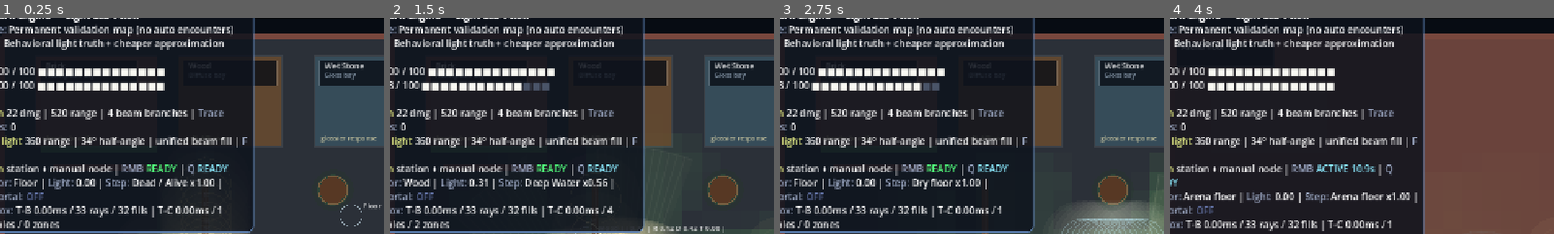
Above: before the commit, frames 1-4 (left to right).
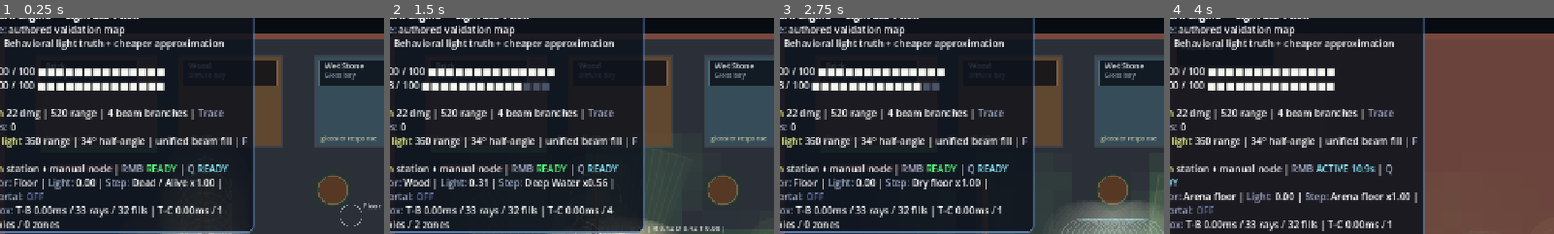
Above: after the commit, the same moments.

Repository: Nopppa/lantern-engine
Game: Godot game, scene res://scenes/main.tscn
Same seed, same stepped clock (60 frames per second), same inputs: the game is played once before the commit and once after it.
Inputs (mouse positions are % of the whole screen's width and height, from its top left):
- Up to frame 1 (0.25 s): no input
- Up to frame 2 (1.5 s): tap Enter (ui_accept) at 0.5, 0.77 s; move the mouse to (72, 45) at 0.52 s; hold D (move_right) 0.53-1.28 s; click (72, 45) at 0.6 s; move the mouse to (29, 55) at 1.27 s; hold S (move_down) from 1.28 s (still down); tap Q (cast_prism_surge) at 1.35 s
- Up to frame 3 (2.75 s): tap Enter (ui_accept) at 1.52, 2 s; move the mouse to (60, 27) at 2.02 s; release S (move_down) at 2.03 s; hold D (move_right) from 2.03 s (still down); tap E (interact) at 2.1 s
- Up to frame 4 (4 s): move the mouse to (45, 70) at 2.77 s; release D (move_right) at 2.78 s; hold R (grant_upgrade) 2.78-3.53 s; right-click (45, 70) at 2.85 s; tap Enter (ui_accept) at 3.02, 3.77 s; move the mouse to (80, 65) at 3.52 s; hold A (move_left) from 3.53 s (still down); tap Q (quick_refill) at 3.6 s
The pictures show only the part of the screen within x 4-54%, y 4-54%; the shares and areas given below are measured in that part.

The runs differ from the first frame. In frame 1, 1.5% of the frame differs, in the area x 2-61%, y 3-9%; in frame 2, 1.5%; in frame 3, 1.5%; in frame 4, 1.5%.

Commit message:
refactor: feed dead-alive state through LightWorld metadata

Diff:
--- a/scripts/gameplay/light_lab_world_adapter.gd
+++ b/scripts/gameplay/light_lab_world_adapter.gd
@@ -48,7 +48,8 @@
 		"world_type": "light_lab",
 		"arena_rect": arena_rect,
 		"ready_for_randomgen": true,
-		"adapter": "light_lab_world_adapter"
+		"adapter": "light_lab_world_adapter",
+		"dead_alive_zones": layout.get("dead_alive_cells", []).duplicate(true)
 	})
 	return {
 		"surface_segments": surface_segments,
--- a/scripts/gameplay/light_surface_resolver.gd
+++ b/scripts/gameplay/light_surface_resolver.gd
@@ -9,21 +9,29 @@
 const LightStability = preload("res://scripts/gameplay/light_stability.gd")
 
 static func _world_occluders(lab) -> Array:
+	if lab.has_method("_light_world_occluders"):
+		return lab._light_world_occluders()
 	if lab.get("light_world") != null and lab.light_world:
 		return lab.light_world.occluder_segments
 	return lab.surface_segments
 
 static func _world_patches(lab) -> Array:
+	if lab.has_method("_light_world_patches"):
+		return lab._light_world_patches()
 	if lab.get("light_world") != null and lab.light_world:
 		return lab.light_world.material_patches
 	return lab.surface_patches
 
 static func _world_tree_entities(lab) -> Array:
+	if lab.has_method("_light_world_tree_entities"):
+		return lab._light_world_tree_entities()
 	if lab.get("light_world") != null and lab.light_world:
 		return lab.light_world.collision_space().get("circles", [])
 	return lab.tree_trunks
 
 static func _world_prism_entities(lab) -> Array:
+	if lab.has_method("_light_world_prism_entities"):
+		return lab._light_world_prism_entities()
 	var entities: Array = []
 	if lab.get("light_world") != null and lab.light_world:
 		return lab.light_world.prism_emitters()
--- a/scripts/gameplay/light_world.gd
+++ b/scripts/gameplay/light_world.gd
@@ -51,3 +51,7 @@
 	emitters.append_array(entity_list("prism_station"))
 	emitters.append_array(entity_list("prism_node"))
 	return emitters
+
+func metadata_array(key: String) -> Array:
+	var value = metadata.get(key, [])
+	return Array(value).duplicate(true)
--- a/scripts/gameplay/light_world_builder.gd
+++ b/scripts/gameplay/light_world_builder.gd
@@ -92,7 +92,13 @@
 		"arena_rect": arena_rect,
 		"ready_for_randomgen": true,
 		"smoke_test": true,
-		"adapter": "light_world_builder.build_light_lab_smoke_test"
+		"adapter": "light_world_builder.build_light_lab_smoke_test",
+		"dead_alive_zones": [
+			{"rect": Rect2(Vector2(112, 112), Vector2(224, 128)), "value": 0.95},
+			{"rect": Rect2(Vector2(612, 248), Vector2(240, 132)), "value": 0.72},
+			{"rect": Rect2(Vector2(860, 448), Vector2(164, 112)), "value": 0.48}
+		],
+		"spawn_hint": Vector2(924, 516)
 	})
 
 static func _normalized_patch(rect: Rect2, material_id: String, label: String) -> Dictionary:
--- a/scripts/light_lab_scene.gd
+++ b/scripts/light_lab_scene.gd
@@ -80,7 +80,7 @@
 	prism_stations = adapted.get("prism_stations", [])
 	tree_trunks = adapted.get("tree_trunks", [])
 	light_world = generated_light_world_override if generated_light_world_override != null else adapted.get("light_world", null)
-	dead_alive_cells = DeadAliveGrid.build(ARENA_RECT, CELL_SIZE, layout.get("dead_alive_cells", []))
+	dead_alive_cells = DeadAliveGrid.build(ARENA_RECT, CELL_SIZE, _dead_alive_zone_defs(layout))
 	approx_state = {}
 	approx_flashlight_frontier = {}
 	approx_prism_frontiers = {}
@@ -317,6 +317,13 @@
 		return light_world.collision_space()
 	return {"segments": surface_segments, "circles": tree_trunks}
 
+func _dead_alive_zone_defs(layout: Dictionary = {}) -> Array:
+	if light_world and light_world.has_method("metadata_array"):
+		var zones: Array = light_world.metadata_array("dead_alive_zones")
+		if not zones.is_empty():
+			return zones
+	return Array(layout.get("dead_alive_cells", [])).duplicate(true)
+
 func _inject_generated_light_world(world) -> void:
 	generated_light_world_override = world
 	if generated_light_world_override != null:
@@ -336,8 +343,17 @@
 	_build_light_lab()
 	approx_refresh_timer = 999.0
 
+func _generated_spawn_hint() -> Vector2:
+	if light_world and generated_smoke_test_enabled:
+		var spawn_hint = light_world.metadata.get("spawn_hint", Vector2.INF)
+		if spawn_hint is Vector2 and spawn_hint != Vector2.INF:
+			return Vector2(spawn_hint)
+	return Vector2.INF
+
 func _find_valid_spawn(target: Vector2, radius: float) -> Vector2:
-	var candidate := target
+	var candidate := _generated_spawn_hint() if generated_smoke_test_enabled else target
+	if candidate == Vector2.INF:
+		candidate = target
 	for ring in range(5):
 		for step in range(12):
 			var angle := TAU * float(step) / 12.0
@@ -491,6 +507,7 @@
 		hud_label.visible = false
 		status_label.visible = false
 		return
+	var world_mode := "generated smoke-test" if generated_smoke_test_enabled else "authored validation map"
 	hud_label.visible = true
 	status_label.visible = true
 	var mouse_world := get_global_mouse_position()
@@ -511,7 +528,7 @@
 	var tier_c_ms := float(perf_snapshot.get("tier_c_ms", 0.0))
 	var secondary_perf: Dictionary = perf_snapshot.get("secondary", {})
 	var flash_perf: Dictionary = perf_snapshot.get("flashlight", {})
-	hud_label.text = "[b]Lantern Engine — %s[/b]\n[color=#a4b1cd]Mode:[/color] Permanent validation map (no auto encounters)\n[color=#a4b1cd]Goal:[/color] Behavioral light truth + cheaper approximation\n\n[color=#ff6b6b]HP[/color] %.0f / %.0f %s\n[color=#8be9fd]EN[/color] %.0f / %.0f %s\n\n[color=#f1fa8c]Beam[/color] %.0f dmg | %.0f range | %d beam branches | [color=#a4b1cd]Trace layers:[/color] %d\n[color=#f1fa8c]Flashlight[/color] %.0f range | %d° half-angle | unified beam fill | [color=#a4b1cd]F[/color] %s\n[color=#f1fa8c]Prism[/color] station + manual node | [color=#a4b1cd]RMB[/color] %s | [color=#a4b1cd]Q[/color] %s\n[color=#a4b1cd]Cursor:[/color] %s | [color=#a4b1cd]Light:[/color] %.2f | [color=#a4b1cd]Step:[/color] %s x%.2f | [color=#a4b1cd]Immortal:[/color] %s\n[color=#a4b1cd]Approx:[/color] T-B %.2fms / %d rays / %d fills | T-C %.2fms / %d samples / %d zones" % [LAB_LABEL, player_hp, player_max_hp, HudText.bar( …(514 unchanged characters)…
+	hud_label.text = "[b]Lantern Engine — %s[/b]\n[color=#a4b1cd]Mode:[/color] %s\n[color=#a4b1cd]Goal:[/color] Behavioral light truth + cheaper approximation\n\n[color=#ff6b6b]HP[/color] %.0f / %.0f %s\n[color=#8be9fd]EN[/color] %.0f / %.0f %s\n\n[color=#f1fa8c]Beam[/color] %.0f dmg | %.0f range | %d beam branches | [color=#a4b1cd]Trace layers:[/color] %d\n[color=#f1fa8c]Flashlight[/color] %.0f range | %d° half-angle | unified beam fill | [color=#a4b1cd]F[/color] %s\n[color=#f1fa8c]Prism[/color] station + manual node | [color=#a4b1cd]RMB[/color] %s | [color=#a4b1cd]Q[/color] %s\n[color=#a4b1cd]Cursor:[/color] %s | [color=#a4b1cd]Light:[/color] %.2f | [color=#a4b1cd]Step:[/color] %s x%.2f | [color=#a4b1cd]Immortal:[/color] %s\n[color=#a4b1cd]Approx:[/color] T-B %.2fms / %d rays / %d fills | T-C %.2fms / %d samples / %d zones" % [LAB_LABEL, world_mode, player_hp, player_max_hp, HudText.bar( …(514 unchanged characters)…
 	status_label.text = "[b]Light Lab controls[/b]\nWASD move | LMB beam | RMB prism | Q Prism Surge | F flashlight\n1 Mot …(662 unchanged characters)…
 
 func _flashlight_source_spec() -> Dictionary:
Not shown, changed: docs/roadmap/current-state.md
